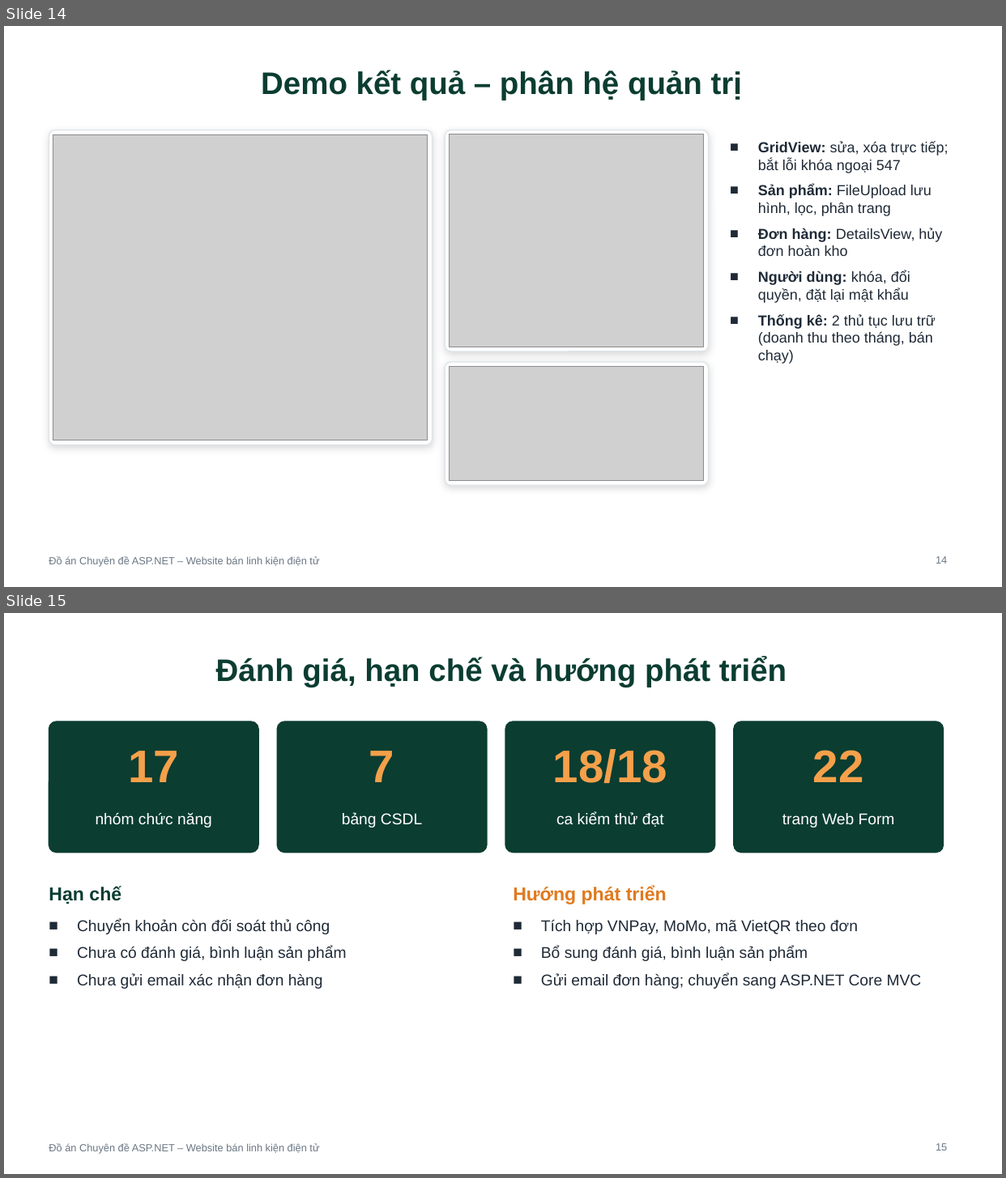
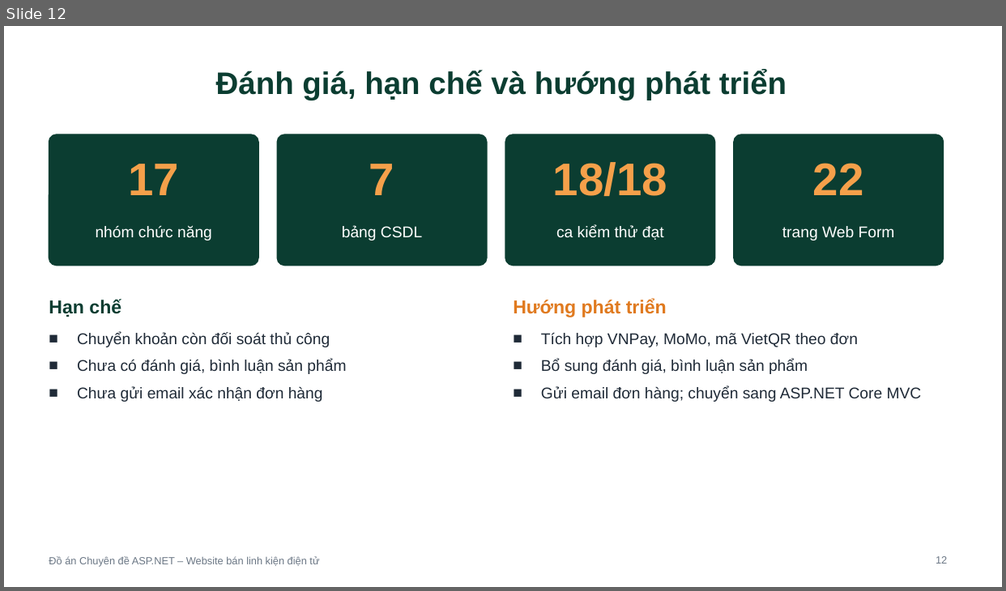
Before and after one commit to btduy10/ASPNET, a slide deck: thesis/abs/TrinhChieu_WebsiteBanLinhKien.pptx. Shown one above the other, each under a label of ours: slides 14 and 15 before the commit, slide 12 after it. The pictures are 1006x1178 and 1006x591 pixels, drawn with LibreOffice and Linux fonts; fonts in the diff are those of the drawing; grey boxes stand for pictures. Boxes give left, top, right and bottom in pixels: in the first picture for what was removed or moved away, otherwise in the second. Text is boxed around its words. In the diff, an @@ line names an element or a change of style, - is before the commit and + after.

```diff
--- a/thesis/abs/TrinhChieu_WebsiteBanLinhKien.pptx
+++ b/thesis/abs/TrinhChieu_WebsiteBanLinhKien.pptx
@@ slide 14 removed at <box>4,26,1002,587</box>, background #FFFFFF; not listed: 1 template element that a slide beside it also shows @@
@@ title removed at <box>261,70,742,101</box> @@
-Demo kết quả – phân hệ quản trị
@@ rounded rectangle removed at <box>49,130,432,446</box> @@
@@ picture removed at <box>53,135,428,441</box> @@
@@ rounded rectangle removed at <box>445,130,709,352</box> @@
@@ picture removed at <box>450,135,704,347</box> @@
@@ text removed at <box>758,141,948,364</box> @@
-■ GridView: sửa, xóa trực tiếp; bắt lỗi khóa ngoại 547
-■ Sản phẩm: FileUpload lưu hình, lọc, phân trang
-■ Đơn hàng: DetailsView, hủy đơn hoàn kho
-■ Người dùng: khóa, đổi quyền, đặt lại mật khẩu
-■ Thống kê: 2 thủ tục lưu trữ (doanh thu theo tháng, bán chạy)
@@ rounded rectangle removed at <box>445,362,709,485</box> @@
@@ picture removed at <box>450,367,704,481</box> @@
@@ page number removed at <box>936,557,947,564</box> @@
-14
@@ what was slide 15 is now slide 12 @@
@@ page number at <box>936,557,947,564</box>: text changed @@
-15
+12
```
Also in this commit, not shown: 5 slides changed, 2 slides added, 4 other slides removed.
